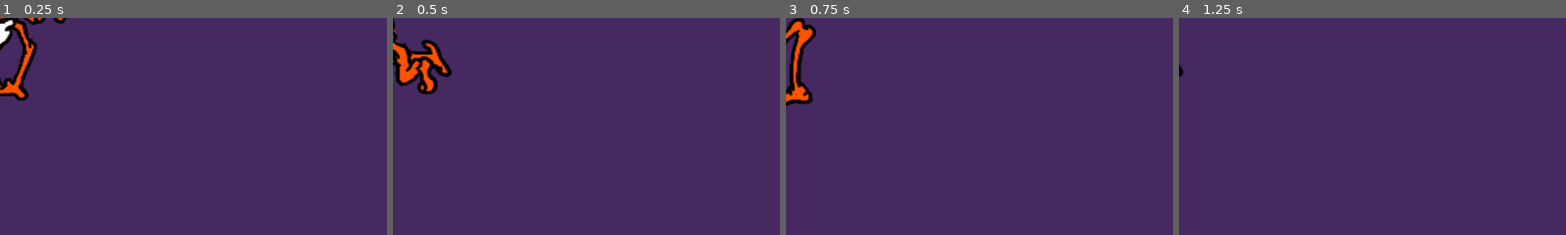
Above: before the commit, frames 1-4 (left to right).
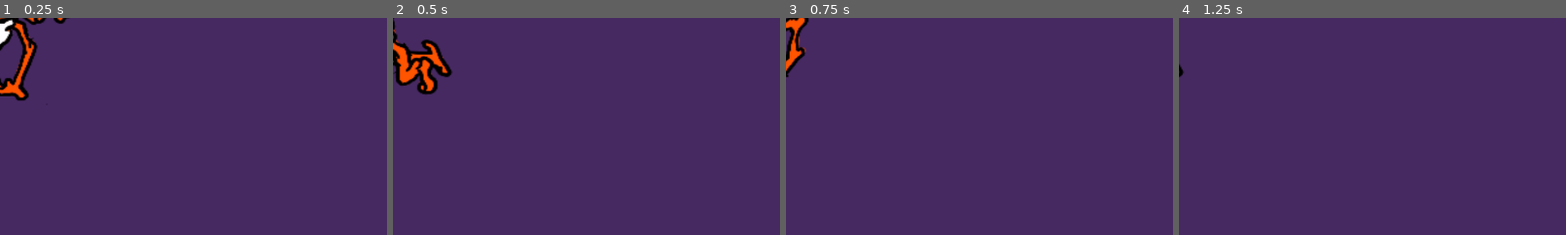
Above: after the commit, the same moments.

Repository: madzyendtimes/tripedalCephalopodGame
Game: Godot game, scene res://monster_tall.tscn
Two runs of this game, one before a commit and one after it. Both use one fixed random seed, a clock stepped at 60 frames per second and the inputs below. This scene is started directly instead of the project's main scene.
Inputs:
- Up to frame 1 (0.25 s): no input
- Up to frame 2 (0.5 s): no input
- Up to frame 3 (0.75 s): no input
- Up to frame 4 (1.25 s): no input
The pictures show only the part of the screen within x 0-50%, y 0-50%; the shares and areas given below are measured in that part.

Frames 1-2 are identical in both runs. In frame 3, 2.0% of the frame differs, in the area x 0-8%, y 0-41%; in frame 4, nothing differs.

Commit message:
added multistage enemy goopbaby
multi stage enemy goop baby has 2 stages depending on hitpoints
noticed some chugging on trash search, need to investigate
added a freshstart parameter to Flags for testingb default character without having to muck in code to prevent loading

need to add a few more sounds and refine squidhead's fighting , hitting from behind is more than likely to miss, need to change collision based on stance and direction.

feel like if monsters are behind squidhead, they need to turn around and attack after a cooldown.

need to make squidheads damage more visceral.

Diff:
--- a/Level.gd
+++ b/Level.gd
@@ -19,7 +19,7 @@
 var enterScene:PackedScene=load("res://enterable.tscn")
 var flavorScene:PackedScene=load("res://flavornpc.tscn")
 var flyerScene:PackedScene=load("res://flyer.tscn")
-
+var multiScene:PackedScene=load("res://multistage.tscn")
 var canJump:=true
 var baseSpeed=Flags.megaStats.speed
 var speed=baseSpeed
@@ -572,10 +572,10 @@
 	if (dangerZone.less*-1>$enemy.position.x):
 		if (dangerZone.more*-1<$enemy.position.x):
 
-			var upchoice=11
+			var upchoice=12
 
 			if $interactive.position.x>-5000 && questDistributed==false:
-				upchoice=12
+				upchoice=13
 
 			var chance=rng.randi_range(0,upchoice)
 
@@ -583,7 +583,7 @@
 			Flags.dotime(dospawns,nextSpawn)
 
 
-			#chance=10 #force spawns here
+			#chance=11 #force spawns here
 			if chance<1:
 				var trash=trashScene.instantiate()
 				trash.position.x=(($interactive.position.x)*-1)+1400
@@ -651,6 +651,13 @@
 				$enemy.add_child(flyer)
 				return
 			if chance<12:
+				var multi=multiScene.instantiate()
+				multi.position.x=($enemy.position.x*-1)+1400
+				multi.position.y=400
+				$enemy.add_child(multi)
+				return
+
+			if chance<13:
 				if questDistributed==false:
 					var trash=trashScene.instantiate()
 					trash.position.x=(($interactive.position.x)*-1)+1400
--- a/flags.gd
+++ b/flags.gd
@@ -1,5 +1,6 @@
 extends Node
 
+var freshstart=false
 var weather=""
 const stats=preload("res://playerstats.gd")
 var l=0
@@ -167,7 +168,7 @@
 	megaStats={"gems":99,"health":3,"capHealth":20,"speed":1,"capSpeed":10,"power":1,"capPower":10,"stanima":600,"capStanima":1200,"stanimaRate":1,"capStanimaRate":10,"stanimaRecharge":1,"capStanimaRecharge":20,"inventory":[],"inventorycapacity":0,"credit":false}
 
 func loader():
-	if not FileAccess.file_exists("user://tcv1.save"):
+	if not FileAccess.file_exists("user://tcv1.save")|| freshstart==true:
 		defaultmegastats()
 		return
 
--- a/monster_tall.tscn
+++ b/monster_tall.tscn
@@ -49,7 +49,6 @@
 sprite_frames = SubResource("SpriteFrames_7648x")
 animation = &"diapertooth"
 autoplay = "diapertooth"
-frame_progress = 0.305968
 
 [node name="CollisionShape2D" type="CollisionShape2D" parent="."]
 position = Vector2(1.5, -66)
--- /dev/null
+++ b/multistage.gd
@@ -0,0 +1,60 @@
+extends Area2D
+var hp:=3
+var runningaway=false
+var speed=2.5
+var dir=1
+var dead=false
+
+# Called when the node enters the scene tree for the first time.
+func _ready() -> void:
+	pass # Replace with function body.
+
+
+# Called every frame. 'delta' is the elapsed time since the previous frame.
+
+func _process(delta: float) -> void:
+	if Flags.paused==true:
+		return
+
+	if (!dead)&& Flags.horror==false:
+		position.x-=speed*dir
+
+func runaway():
+	if runningaway==false:
+		runningaway=true
+		dir=dir*-1
+		Flags.dotime(recourage,3.0)
+		$AnimatedSprite2D.flip_h=true
+
+func recourage():
+	runningaway=true
+	dir=dir*-1
+	$AnimatedSprite2D.flip_h=false
+
+func _on_body_entered(body: Node2D) -> void:
+	if dead==true || Flags.hat=="beg":
+		return
+	if Flags.inFight==true:
+		hit()
+	else:
+		Flags.effect="hit"
+
+
+func hit():
+
+	var tween:=get_tree().create_tween()
+	var oldy=position.y
+	tween.tween_property($".", "position", Vector2( position.x+(300*Flags.dir*-1),position.y-100), .3)
+	tween.tween_property($".", "position", Vector2( position.x+(300*Flags.dir*-1),oldy), .3)
+
+	hp-=Flags.playerStats.power
+	if hp<1:
+		$AnimatedSprite2D.animation="dead"
+		dead=true
+		return
+
+
+	if hp<2:
+		$AnimatedSprite2D.animation="short"
+		speed=1.2
+		$collisiontall.position.y=200
--- /dev/null
+++ b/multistage.tscn
@@ -0,0 +1,73 @@
+[gd_scene load_steps=12 format=3 uid="uid://d2j0ll20iy6ha"]
+
+[ext_resource type="Script" path="res://multistage.gd" id="1_blsc5"]
+[ext_resource type="Texture2D" uid="uid://bepcn7a4cf3jb" path="res://enemies/goopbaby/dead.PNG" id="2_fwwy8"]
+[ext_resource type="Texture2D" uid="uid://bov7rcq6p4rvg" path="res://enemies/goopbaby/stageb1.PNG" id="3_ccirr"]
+[ext_resource type="Texture2D" uid="uid://blwyynxvxmlnx" path="res://enemies/goopbaby/stageb2.PNG" id="4_ybbhy"]
+[ext_resource type="Texture2D" uid="uid://tx5tj5bee2qx" path="res://enemies/goopbaby/stageb3.PNG" id="5_bm4w2"]
+[ext_resource type="Texture2D" uid="uid://cn6jnmdwi5uur" path="res://enemies/goopbaby/stagea1.PNG" id="6_0ream"]
+[ext_resource type="Texture2D" uid="uid://brj4gsax6fiwm" path="res://enemies/goopbaby/stagea2.PNG" id="7_htq2j"]
+[ext_resource type="Texture2D" uid="uid://cay5hn54oyrrw" path="res://enemies/goopbaby/stagea3.PNG" id="8_4oiuq"]
+[ext_resource type="Texture2D" uid="uid://begi2rldau7to" path="res://enemies/goopbaby/stagea4.PNG" id="9_ipudm"]
+
+[sub_resource type="SpriteFrames" id="SpriteFrames_r3u5b"]
+animations = [{
+"frames": [{
+"duration": 1.0,
+"texture": ExtResource("2_fwwy8")
+}],
+"loop": true,
+"name": &"dead",
+"speed": 5.0
+}, {
+"frames": [{
+"duration": 1.0,
+"texture": ExtResource("3_ccirr")
+}, {
+"duration": 1.0,
+"texture": ExtResource("4_ybbhy")
+}, {
+"duration": 1.0,
+"texture": ExtResource("5_bm4w2")
+}],
+"loop": true,
+"name": &"short",
+"speed": 5.0
+}, {
+"frames": [{
+"duration": 1.0,
+"texture": ExtResource("6_0ream")
+}, {
+"duration": 1.0,
+"texture": ExtResource("7_htq2j")
+}, {
+"duration": 1.0,
+"texture": ExtResource("8_4oiuq")
+}, {
+"duration": 1.0,
+"texture": ExtResource("9_ipudm")
+}],
+"loop": true,
+"name": &"tall",
+"speed": 5.0
+}]
+
+[sub_resource type="CapsuleShape2D" id="CapsuleShape2D_j7ila"]
+radius = 40.0
+height = 384.0
+
+[node name="multistage" type="Area2D"]
+collision_layer = 8
+collision_mask = 2
+script = ExtResource("1_blsc5")
+
+[node name="AnimatedSprite2D" type="AnimatedSprite2D" parent="."]
+scale = Vector2(2, 2)
+sprite_frames = SubResource("SpriteFrames_r3u5b")
+animation = &"dead"
+autoplay = "tall"
+
+[node name="collisiontall" type="CollisionShape2D" parent="."]
+shape = SubResource("CapsuleShape2D_j7ila")
+
+[connection signal="body_entered" from="." to="." method="_on_body_entered"]
--- a/trader.gd
+++ b/trader.gd
@@ -17,7 +17,8 @@
 	{"price":99,"effect":"flybuddy","instock":true,"text":"Oder De Body","implemented":false},
 	{"price":75,"effect":"levelselect","instock":true,"text":"flat circle dissector","implemented":false},
 	{"price":85,"effect":"transmute","instock":true,"text":"philosopher's rock","implemented":false},
-	{"price":85,"effect":"homebase","instock":true,"text":"mortage","implemented":false}
+	{"price":85,"effect":"homebase","instock":true,"text":"mortage","implemented":false},
+	{"price":1,"effect":"vapor","instock":true,"text":"vapor ware","implemented":false}
 	]
 var stock:=[]
 var home=""
--- a/trader.tscn
+++ b/trader.tscn
@@ -128,7 +128,7 @@
 position = Vector2(104, 456)
 sprite_frames = SubResource("SpriteFrames_inoyk")
 autoplay = "default"
-frame_progress = 0.220531
+frame_progress = 0.564528
 
 [node name="Fancy2" type="Sprite2D" parent="CanvasLayer"]
 position = Vector2(512, 120)
Binary file added: enemies/goopbaby/dead.PNG
Not shown, added: enemies/goopbaby/dead.PNG.import
Binary file added: enemies/goopbaby/stagea1.PNG
Not shown, added: enemies/goopbaby/stagea1.PNG.import
Binary file added: enemies/goopbaby/stagea2.PNG
Not shown, added: enemies/goopbaby/stagea2.PNG.import
Binary file added: enemies/goopbaby/stagea3.PNG
Not shown, added: enemies/goopbaby/stagea3.PNG.import
Binary file added: enemies/goopbaby/stagea4.PNG
Not shown, added: enemies/goopbaby/stagea4.PNG.import
Binary file added: enemies/goopbaby/stageb1.PNG
Not shown, added: enemies/goopbaby/stageb1.PNG.import
(and 4 more such lines)
